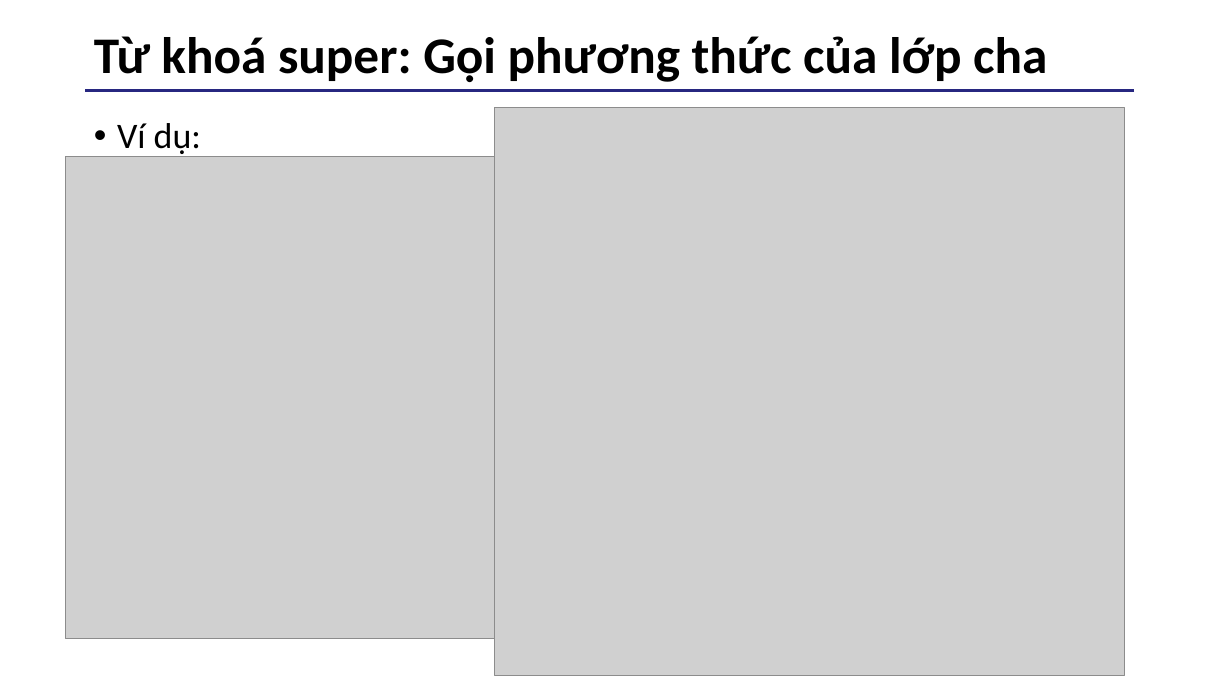
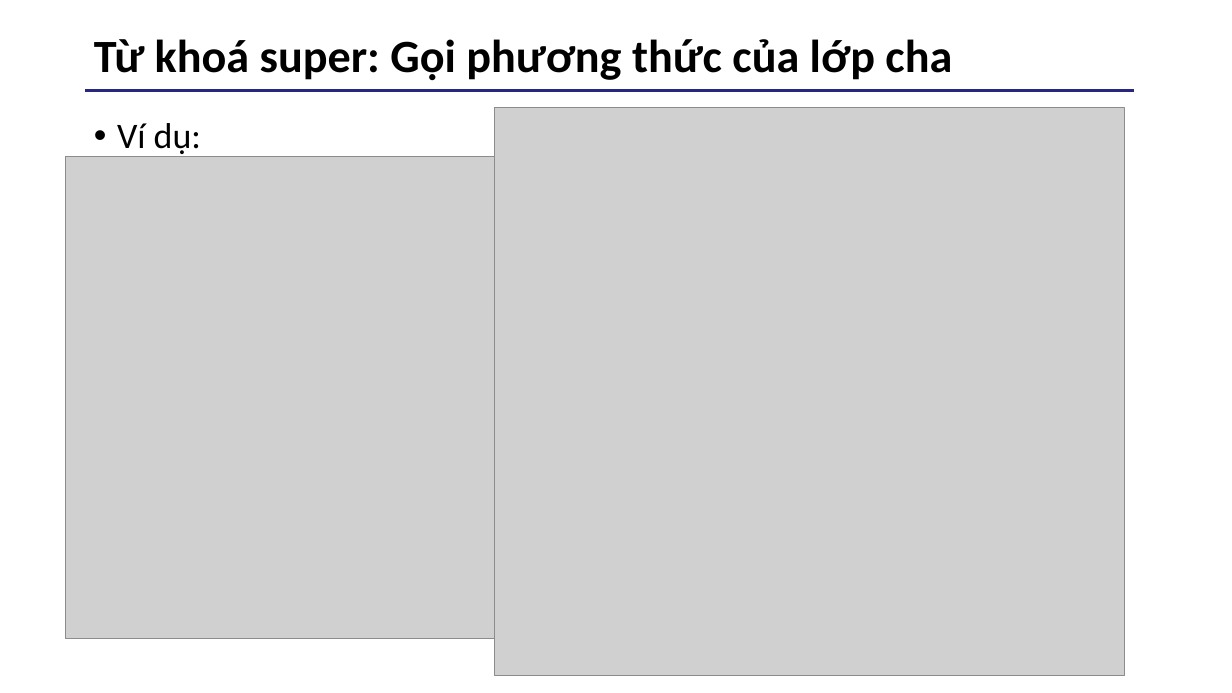
Before and after one commit to nhanvo-1811/codegym-bootcamp, a slide deck: slide 17 of session 2/Slide/F.Slide 04 - Inheritance.pptx. Drawn at 1232x693 pixels with LibreOffice and Linux fonts; fonts in the diff are those of the drawing; grey boxes stand for pictures; background and template pictures are left out. Boxes give left, top, right and bottom in pixels: in the first picture for what was removed or moved away, otherwise in the second. Text is boxed around its words. In the diff, an @@ line names an element or a change of style, - is before the commit and + after.

```diff
--- a/session 2/Slide/F.Slide 04 - Inheritance.pptx
+++ b/session 2/Slide/F.Slide 04 - Inheritance.pptx
@@ title "Từ khoá super: Gọi phương ..." at <box>94,39,952,81</box>: size 40 to 36 pt @@
```
Also in this commit, not shown: 1 other slide changed, 59 other files.
